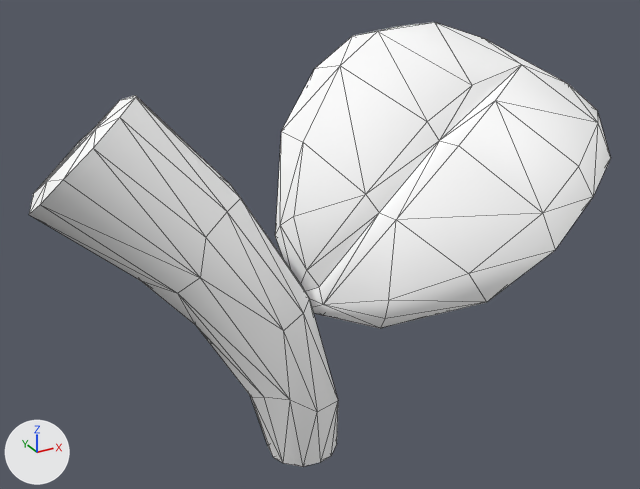
Renders of the glTF model web/public/assets/characters/v6/lod1/accessories/roblox/acc_apple_stem.glb from each side of a commit.
Camera for both pictures: a 50 mm lens placed at (-0.37, -0.542, 1.527), pointed at (-0.055, 0.031, 1.24). Arrows for +X, +Y and +Z are at lower left; the lights stay in place. The first picture is the older version. Mesh edges are drawn as thin lines. Vertices at exactly the same position are counted once.

Names of what the first picture shows: 'acc_apple_stem'.
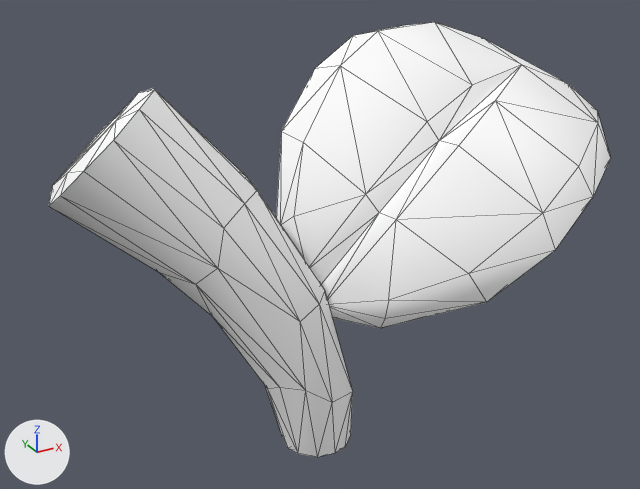
The newer file is also rescaled (x0.85), turned or shifted as a whole; pictures and numbers use the older file's frame.

What differs and where, as boxes [x1, y1, x2, y2] in the pictures (640 x 489 px; the box of a moved part takes in the faces that stretch with it):
'acc_apple_stem', reshaped: before [29, 22, 611, 467]; after [49, 22, 611, 457]
part 1 of me_acc_apple_stem_001, moved or reshaped: before [29, 95, 338, 467]; after [49, 88, 353, 457]
part 2 of me_acc_apple_stem_001, deleted: before [276, 226, 323, 307]

The edits, one by one:
me_acc_apple_stem_001 is used by ob_acc_apple_stem; location (0.0, 0.0, 0.0).
Verts and faces of me_acc_apple_stem_001; kept vertices keep their numbers, new ones are numbered from 144.
Before the commit, vertices of me_acc_apple_stem_001: 53 (-0.075, -0.01, 1.21) at pixel (323, 304), 54 (-0.084, 0.013, 1.197), 55 (-0.087, 0.01, 1.213), 56 (-0.088, 0.046, 1.249) at pixel (275, 235), 57 (-0.088, 0.036, 1.262) at pixel (280, 225).
Before the commit, vertices of me_acc_apple_stem_001: 59 (-0.082, 0.003, 1.235) at pixel (306, 270), 72 (-0.073, -0.001, 1.22) at pixel (319, 286), 134 (-0.066, 0.007, 1.19) at pixel (322, 315), 136 (-0.075, 0.021, 1.198).
me_acc_apple_stem_001 had 144 vertices, 280 faces and spanned x -0.272..0.235, y -0.099..0.119, z 1.084..1.396.
me_acc_apple_stem_001 now has 144 vertices, 274 faces and spans x -0.258..0.235, y -0.099..0.119, z 1.087..1.396.
me_acc_apple_stem_001 part 1: the loose piece of 61 vertices spanning x -0.272..-0.066, y -0.044..0.112, z 1.084..1.375 is moved by (0.014, 0.001, 0.003).
Part 2, on me_acc_apple_stem_001:
Faces deleted: (53, 55, 54), (54, 55, 56), (55, 59, 57), (55, 72, 59), (53, 72, 55), (54, 136, 134).
